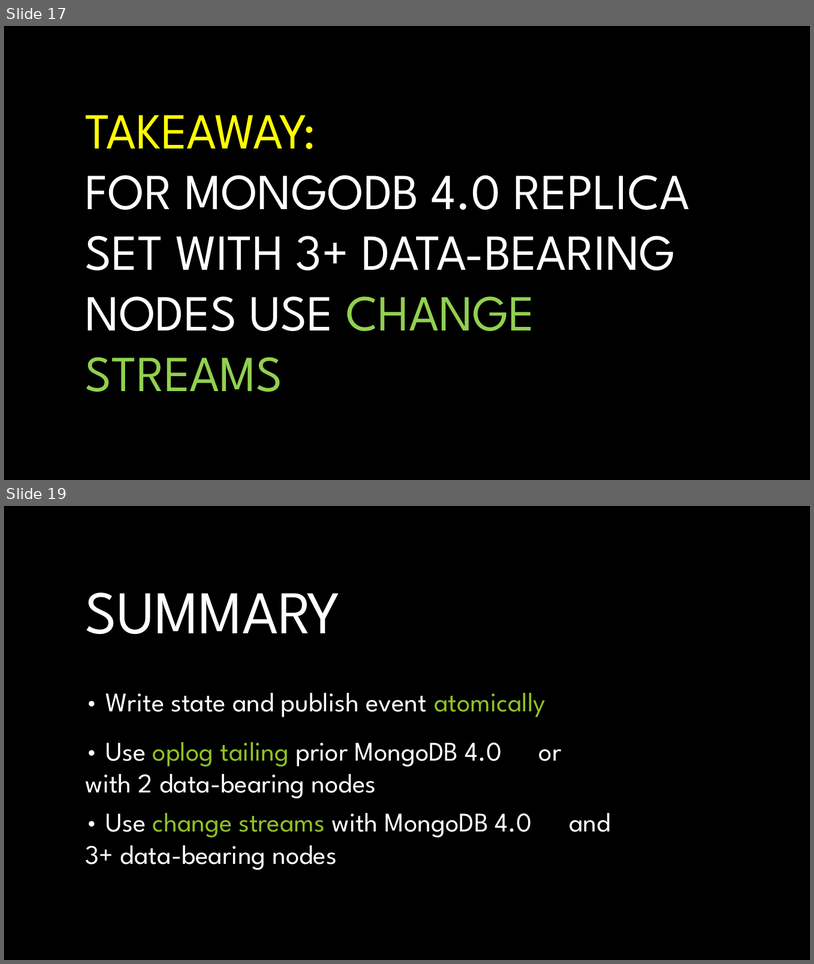
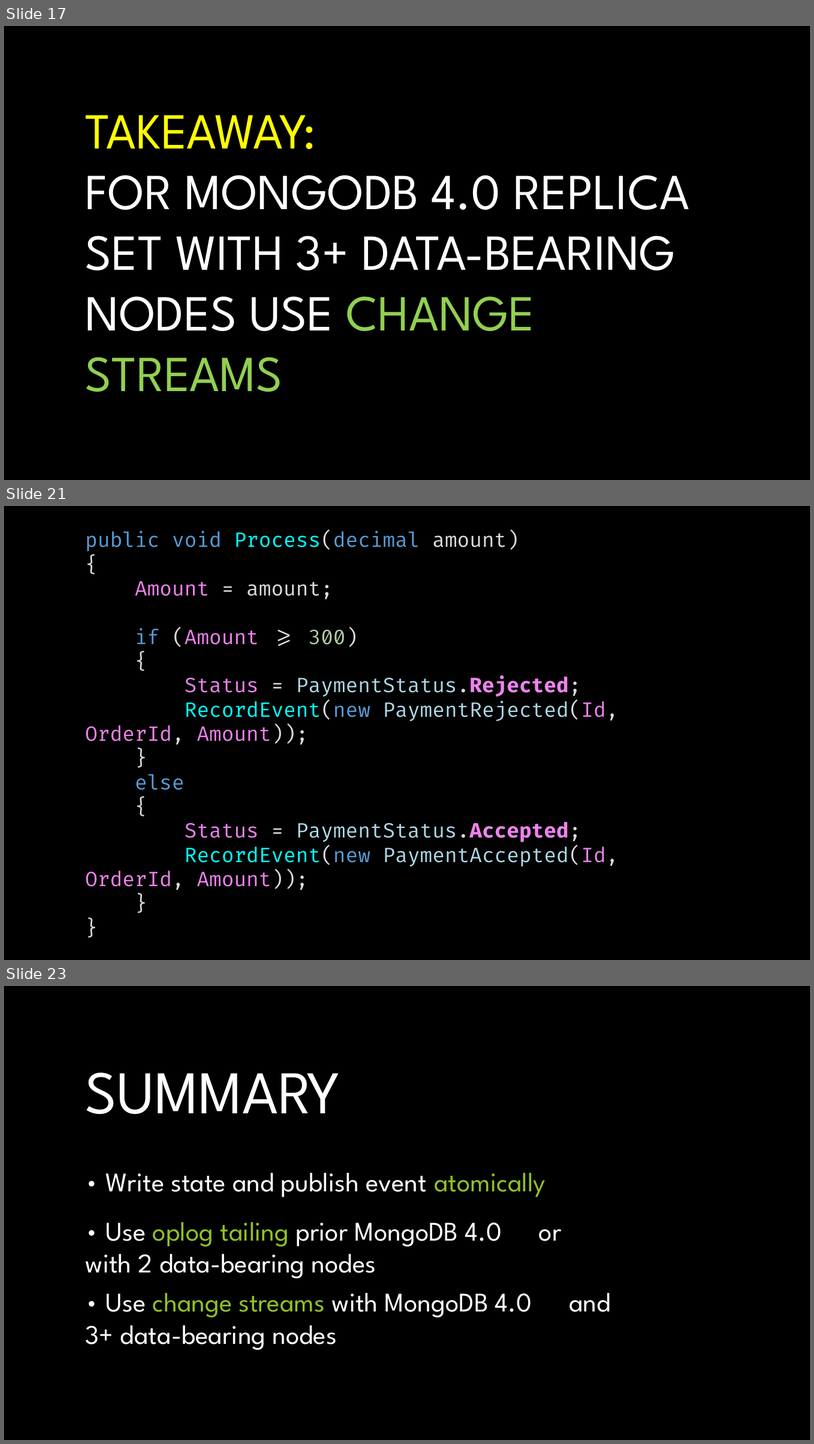
Before and after one commit to andrii-litvinov/event-driven-mongodb, a slide deck: t18-event-mongodb.pptx. Shown one above the other, each under a label of ours: slides 17 and 19 before the commit, slides 17, 21 and 23 after it; the slides between them are not shown. The pictures are 814x964 and 814x1444 pixels, drawn with LibreOffice and Linux fonts; fonts in the diff are those of the drawing; background and template pictures are left out. Boxes give left, top, right and bottom in pixels: in the first picture for what was removed or moved away, otherwise in the second. Text is boxed around its words. In the diff, an @@ line names an element or a change of style, - is before the commit and + after.

```diff
--- a/t18-event-mongodb.pptx
+++ b/t18-event-mongodb.pptx
@@ slide 21 added at bbox=[4, 506, 810, 960], background picture (left out) @@
@@ text added at bbox=[85, 531, 619, 890], 24 pt, text #EE82EE @@
+public void Process(decimal amount)
+{
+Amount = amount;
+if (Amount >= 300)
+{
+Status = PaymentStatus.Rejected;
+RecordEvent(new PaymentRejected(Id, OrderId, Amount));
+}
+else
+{
+Status = PaymentStatus.Accepted;
+RecordEvent(new PaymentAccepted(Id, OrderId, Amount));
+}
+}
@@ what was slide 19 is now slide 23 @@
```
Also in this commit, not shown: 1 slide changed, 4 other slides added, 1 slide removed, 1 other file.
